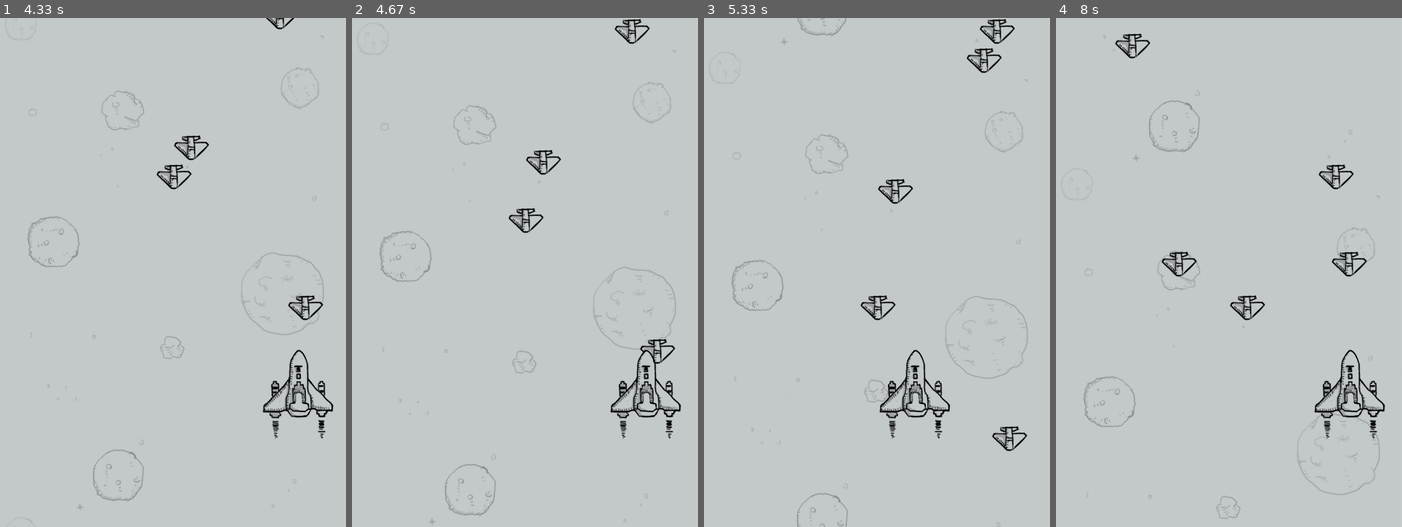
Above: before the commit, frames 1-4 (left to right).
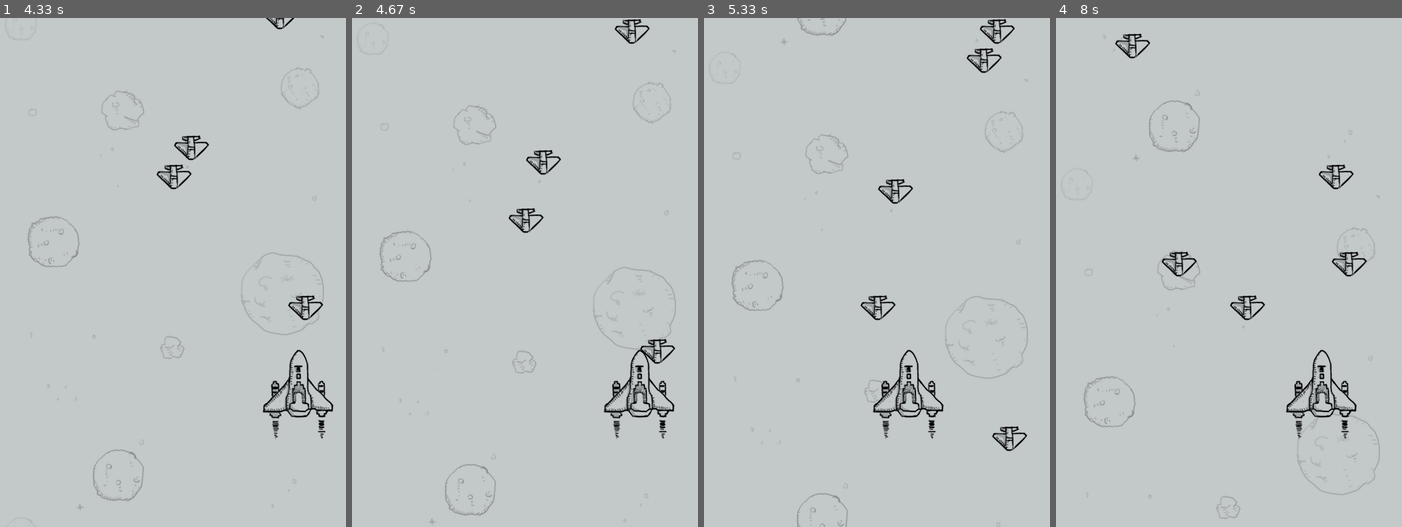
Above: after the commit, the same moments.

Repository: xuelang201201/PythonCrashCourse
Game: pygame game, started from 飞机大战/plane_main.py
Same seed, same stepped clock (60 frames per second), same inputs: the game is played once before the commit and once after it.
Inputs:
- Up to frame 1 (4.33 s): hold Right 0.33-0.8 s; hold Right 0.83-1.3 s; hold Left 1.33-1.87 s; hold Left 1.9-2.3 s; hold Right 2.33-2.97 s; hold Left 3-3.47 s; hold Right 3.5-3.97 s; hold Right from 4 s (still down)
- Up to frame 2 (4.67 s): release Right at 4.47 s; hold Left from 4.5 s (still down)
- Up to frame 3 (5.33 s): release Left at 5.03 s; hold Left from 5.07 s (still down)
- Up to frame 4 (8 s): release Left at 5.47 s; hold Right 5.5-6.13 s; hold Left 6.17-6.63 s; hold Right 6.67-7.13 s; hold Right 7.17-7.63 s; hold Left from 7.67 s (still down)

Frame 1 is identical in both runs. In frame 2, 1.4% of the frame differs, in the area x 72-96%, y 65-83%; in frame 3, 1.4%; in frame 4, 1.6%, in the area x 66-96%, y 65-83%.

Commit message:
控制英雄不能离开屏幕

Diff:
--- a/飞机大战/plane_sprites.py
+++ b/飞机大战/plane_sprites.py
@@ -97,3 +97,9 @@
 
         # 英雄在水平方向移动
         self.rect.x += self.speed
+
+        # 控制英雄不能离开屏幕
+        if self.rect.x < 0:
+            self.rect.x = 0
+        elif self.rect.right > SCREEN_RECT.right:
+            self.rect.right = SCREEN_RECT.right
